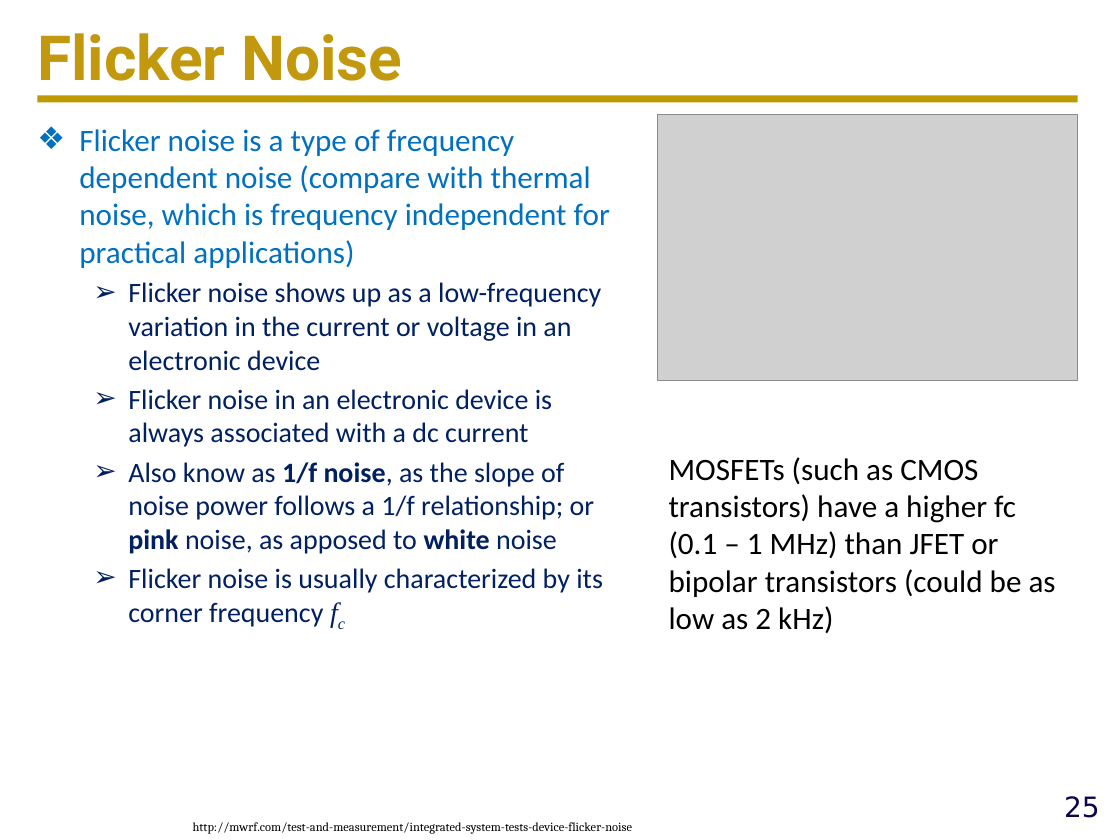
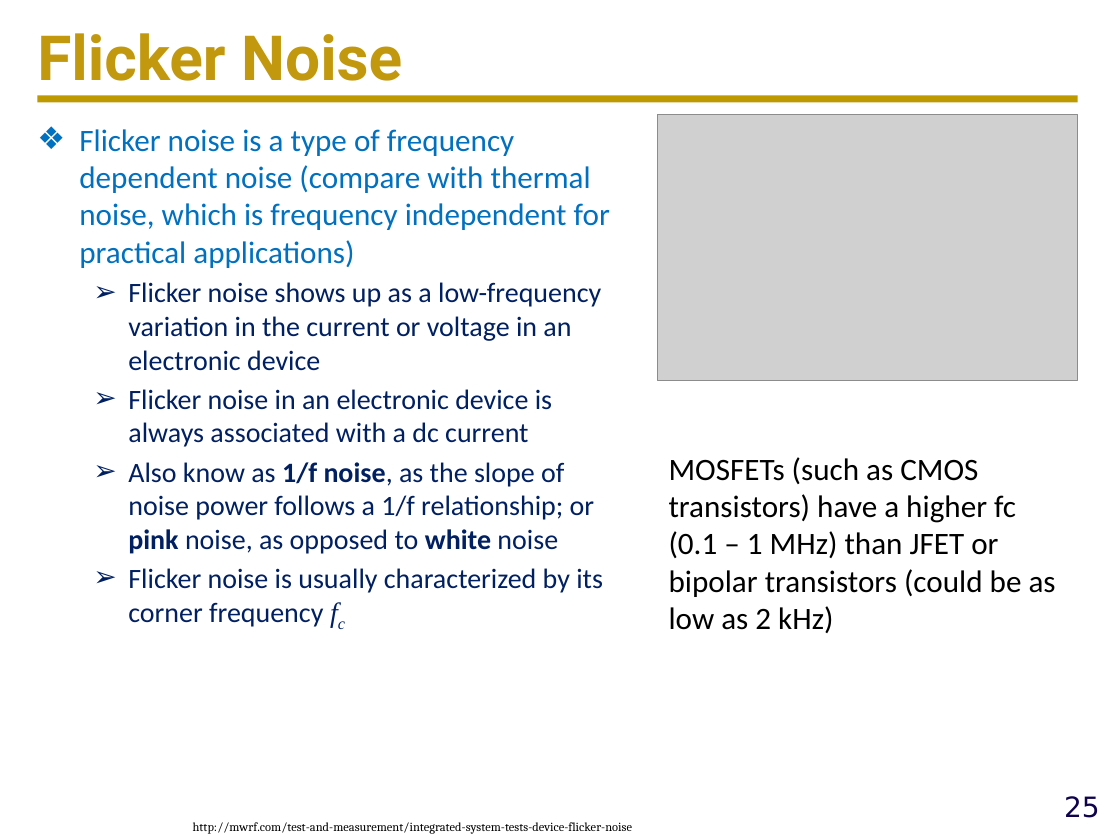
Before and after one commit to ucdart/UCD-EEC134, a slide deck: slide 25 of lectures/lec9/Lec9a-Superhet-DirectConv.pptx. Drawn at 1120x840 pixels with LibreOffice and Linux fonts; fonts in the diff are those of the drawing; grey boxes stand for pictures; background and template pictures are left out. Boxes give left, top, right and bottom in pixels: in the first picture for what was removed or moved away, otherwise in the second. Text is boxed around its words. In the diff, an @@ line names an element or a change of style, - is before the commit and + after.

Commit message:
update lectures

```diff
--- a/lectures/lec9/Lec9a-Superhet-DirectConv.pptx
+++ b/lectures/lec9/Lec9a-Superhet-DirectConv.pptx
@@ text at (x1=128, y1=462, x2=594, y2=554): text changed @@
-  ➢ Also know as 1/f noise, as the slope of noise power follows a 1/f relationship; or pink noise, as apposed to white noise
+  ➢ Also know as 1/f noise, as the slope of noise power follows a 1/f relationship; or pink noise, as opposed to white noise
```
Also in this commit, not shown: 1 other slide changed, 1 other file.
